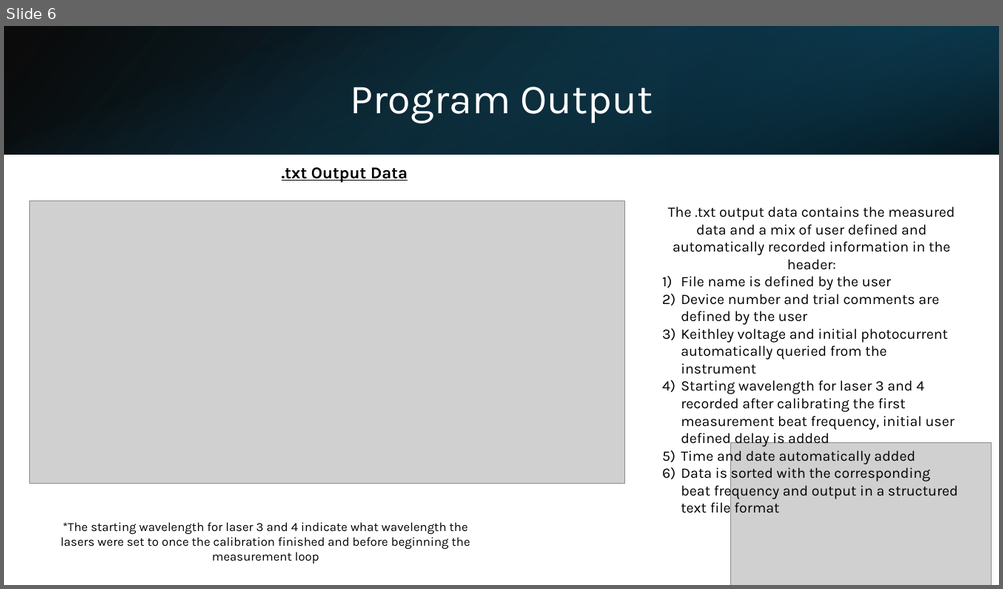
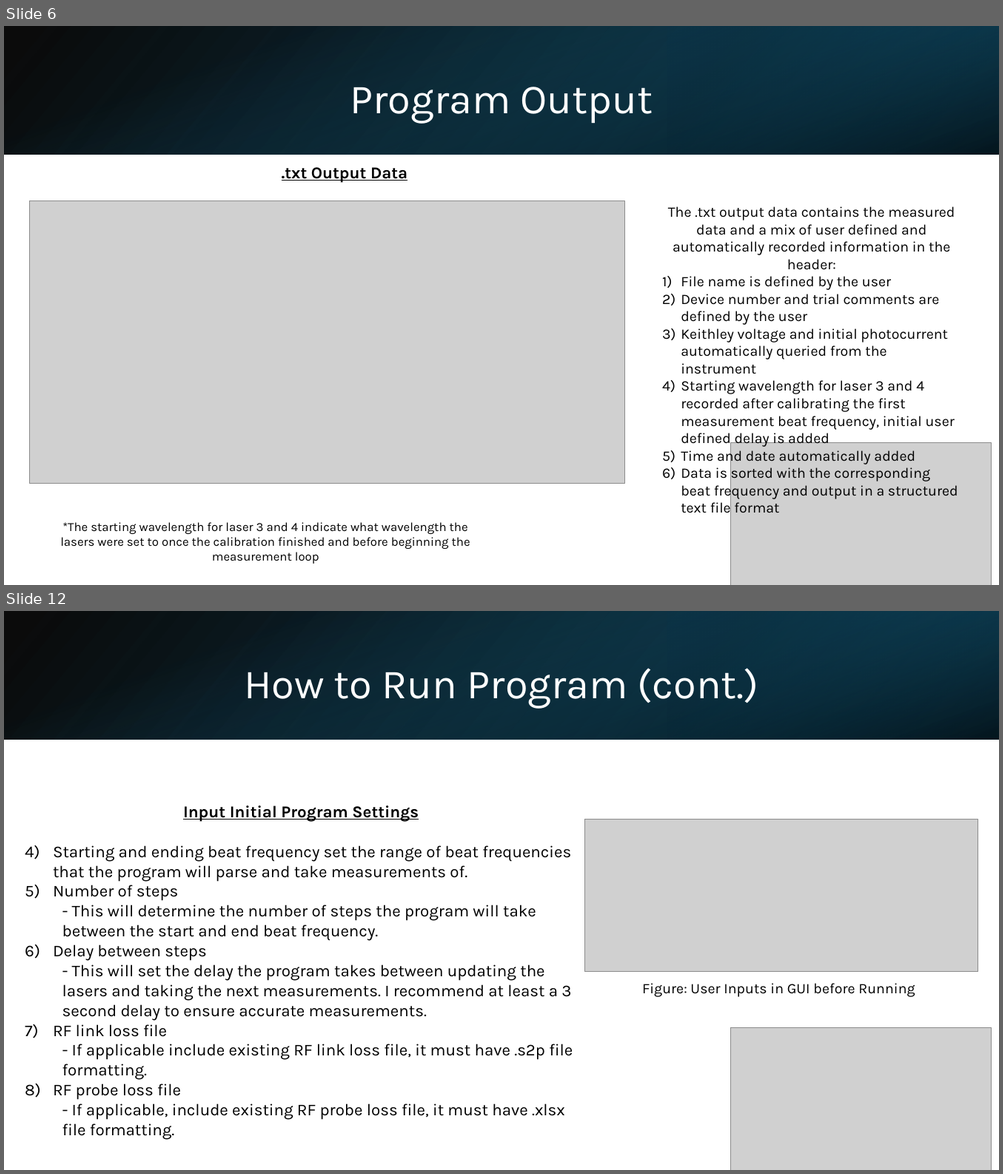
Before and after one commit to axx2xu/heterodyne, a slide deck: Python Heterodyne Measurement Automation Slides.pptx. Shown one above the other, each under a label of ours: slide 6 before the commit, slides 6 and 12 after it; the slides between them are not shown. The pictures are 1003x589 and 1003x1174 pixels, drawn with LibreOffice and Linux fonts; fonts in the diff are those of the drawing; grey boxes stand for pictures. Boxes give left, top, right and bottom in pixels: in the first picture for what was removed or moved away, otherwise in the second. Text is boxed around its words. In the diff, an @@ line names an element or a change of style, - is before the commit and + after.

```diff
--- a/Python Heterodyne Measurement Automation Slides.pptx
+++ b/Python Heterodyne Measurement Automation Slides.pptx
@@ slide 12 added at bbox=[4, 611, 999, 1170], background #FFFFFF @@
@@ rectangle added at bbox=[4, 611, 999, 739], fill gradient #000000 to #104862 @@
@@ rectangle added at bbox=[4, 612, 998, 740], fill gradient #156082 to #000000 @@
@@ rectangle added at bbox=[667, 611, 999, 739], fill gradient #0B3041 to #156082 @@
@@ title added at bbox=[244, 668, 759, 708], 40 pt, text #FFFFFF @@
+How to Run Program (cont.)
@@ text added at bbox=[53, 806, 572, 1140], 16 pt, text #000000 @@
+Input Initial Program Settings
+4) Starting and ending beat frequency set the range of beat frequencies that the program will parse and take measurements of.
+5) Number of steps
+  - This will determine the number of steps the program will take between the start and end beat frequency.
+6) Delay between steps
+  - This will set the delay the program takes between updating the lasers and taking the next measurements. I recommend at least a 3 second delay to ensure accurate measurements.
+7) RF link loss file
+  - If applicable include existing RF link loss file, it must have .s2p file formatting.
+8) RF probe loss file
+  - If applicable, include existing RF probe loss file, it must have .xlsx file formatting.
@@ picture added at bbox=[584, 820, 979, 972] @@
@@ text added at bbox=[642, 983, 914, 997], 14 pt, text #000000 @@
+Figure: User Inputs in GUI before Running
@@ picture added at bbox=[731, 1028, 991, 1170] @@
```
Also in this commit, not shown: 8 slides changed, 3 other slides added, 1 slide removed, 10 other files.
